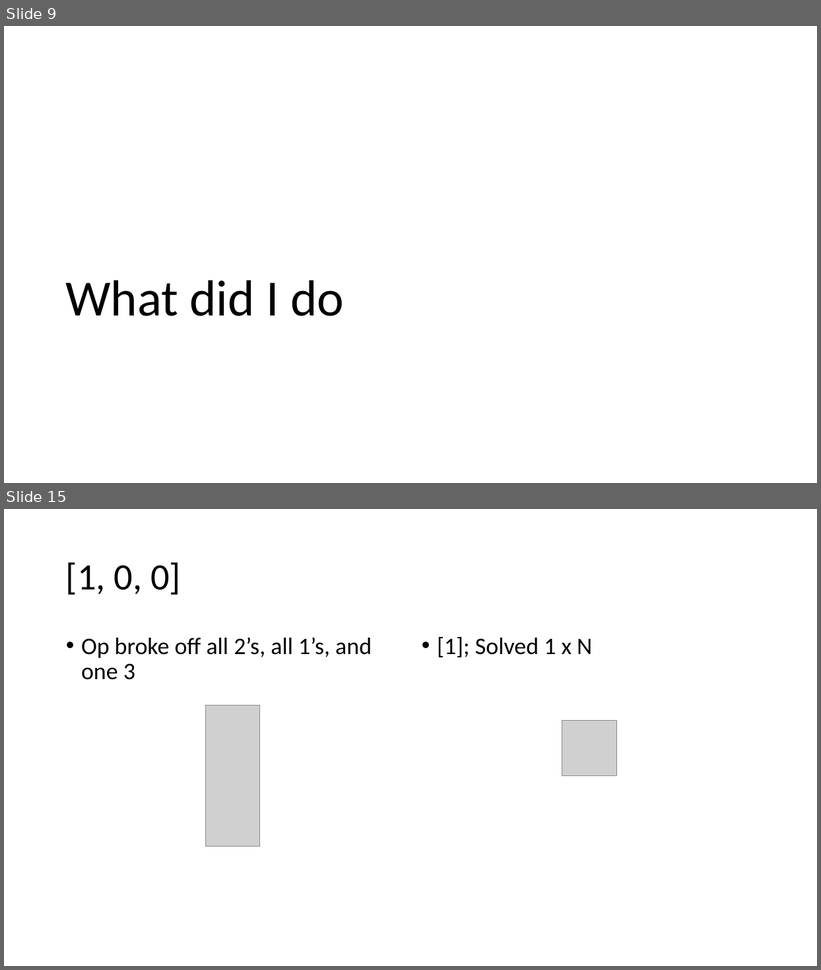
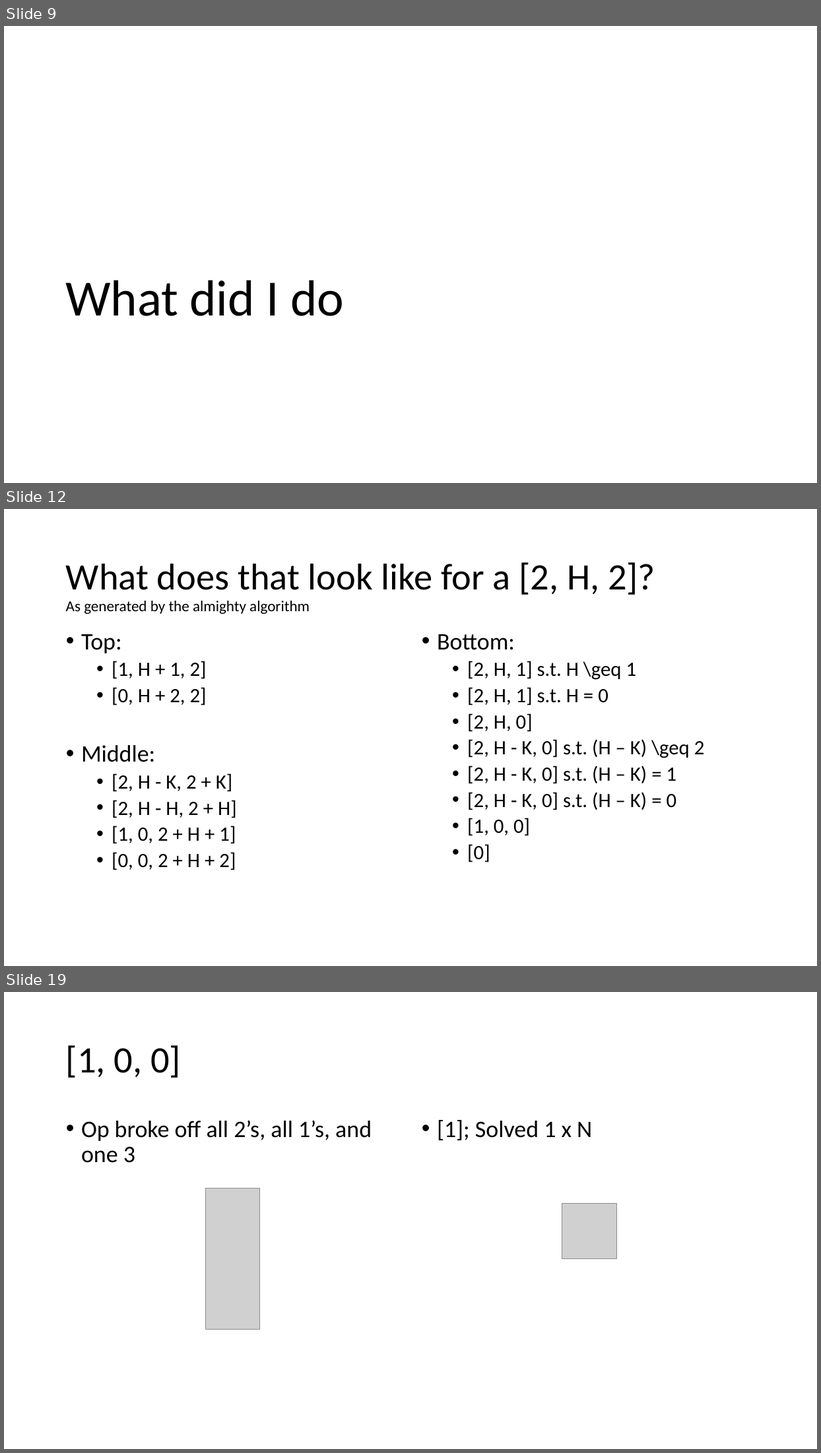
Before and after one commit to EzraSkwarka/Math-Capstone, a slide deck: Presentation/Mat Cap draft.pptx. Shown one above the other, each under a label of ours: slides 9 and 15 before the commit, slides 9, 12 and 19 after it; the slides between them are not shown. The pictures are 821x970 and 821x1453 pixels, drawn with LibreOffice and Linux fonts; fonts in the diff are those of the drawing; grey boxes stand for pictures. Boxes give left, top, right and bottom in pixels: in the first picture for what was removed or moved away, otherwise in the second. Text is boxed around its words. In the diff, an @@ line names an element or a change of style, - is before the commit and + after.

```diff
--- a/Presentation/Mat Cap draft.pptx
+++ b/Presentation/Mat Cap draft.pptx
@@ slide 12 added at (4, 509, 817, 966), background #FFFFFF @@
@@ title added at (66, 562, 655, 595), 44 pt, text #000000 @@
+What does that look like for a [2, H, 2]?
@@ text added at (66, 601, 310, 614), 18 pt, text #000000 @@
+As generated by the almighty algorithm
@@ text added at (81, 634, 237, 871), 24 pt, text #000000 @@
+• Top:
+  • [1, H + 1, 2]
+  • [0, H + 2, 2]
+• Middle:
+  • [2, H - K, 2 + K]
+  • [2, H - H, 2 + H]
+  • [1, 0, 2 + H + 1]
+  • [0, 0, 2 + H + 2]
@@ text added at (437, 634, 705, 863), 24 pt, text #000000 @@
+• Bottom:
+  • [2, H, 1] s.t. H \geq 1
+  • [2, H, 1] s.t. H = 0
+  • [2, H, 0]
+  • [2, H - K, 0] s.t. (H – K) \geq 2
+  • [2, H - K, 0] s.t. (H – K) = 1
+  • [2, H - K, 0] s.t. (H – K) = 0
+  • [1, 0, 0]
+  • [0]
@@ what was slide 15 is now slide 19 @@
```
Also in this commit, not shown: 12 slides changed, 8 other slides added, 1 slide removed.
